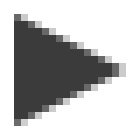
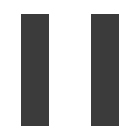
Layered file, before and after one edit (140x140). Changes by layer:
added layer "Layer #4" above "Layer #3" over [left=21, top=14, right=119, bottom=126]
hid "Layer" over [left=14, top=14, right=126, bottom=126]
